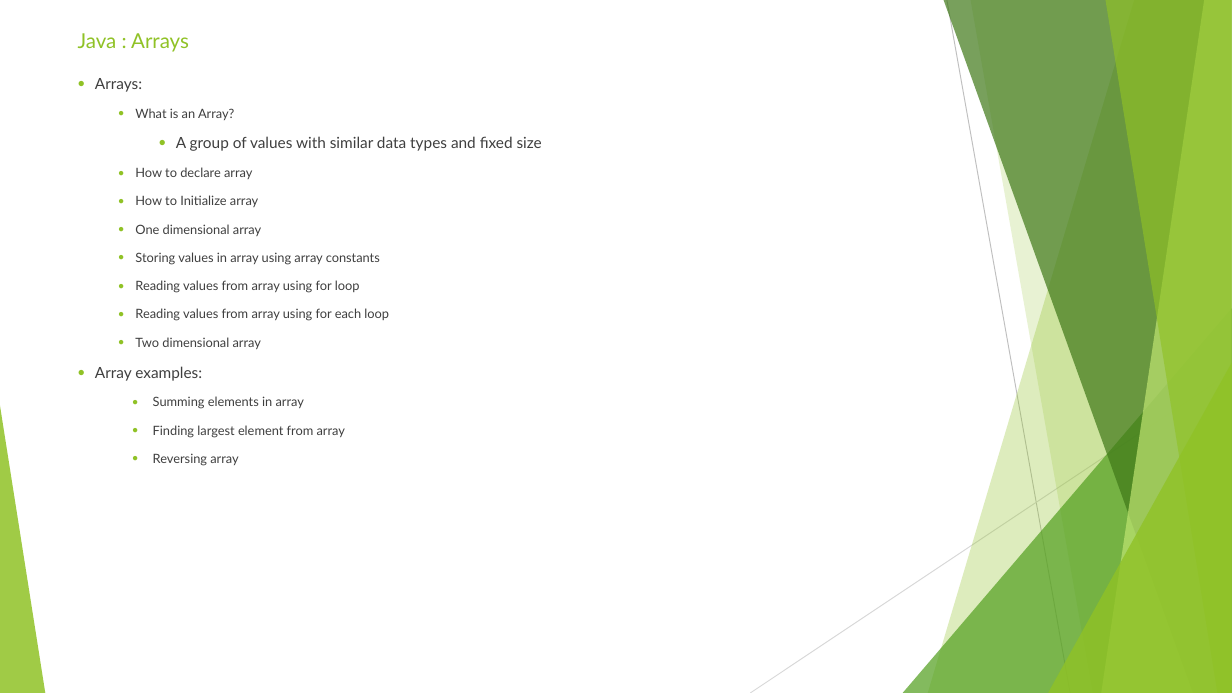
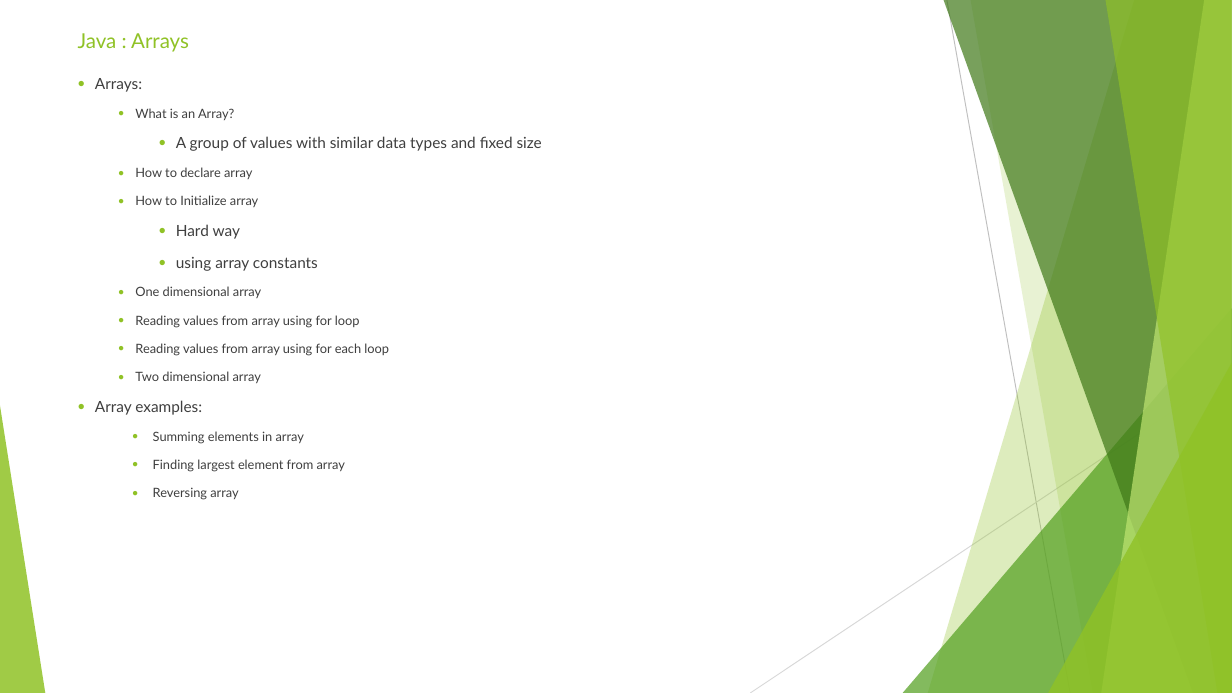
Before and after one commit to sidissir/mk-java-training, a slide deck: slide 16 of AutomationPPT.pptx. Drawn at 1232x693 pixels with LibreOffice and Linux fonts; fonts in the diff are those of the drawing. Boxes give left, top, right and bottom in pixels: in the first picture for what was removed or moved away, otherwise in the second. Text is boxed around its words. In the diff, an @@ line names an element or a change of style, - is before the commit and + after.

Commit message:
Java Day 4

```diff
--- a/AutomationPPT.pptx
+++ b/AutomationPPT.pptx
@@ text at (176, 224, 318, 271): paragraphs added @@
+    ● Hard way
+    ● using array constants
@@ text at (135, 252, 380, 265): paragraph removed @@
-  ● Storing values in array using array constants
```
Also in this commit, not shown: 2 other slides changed, 14 other files.
